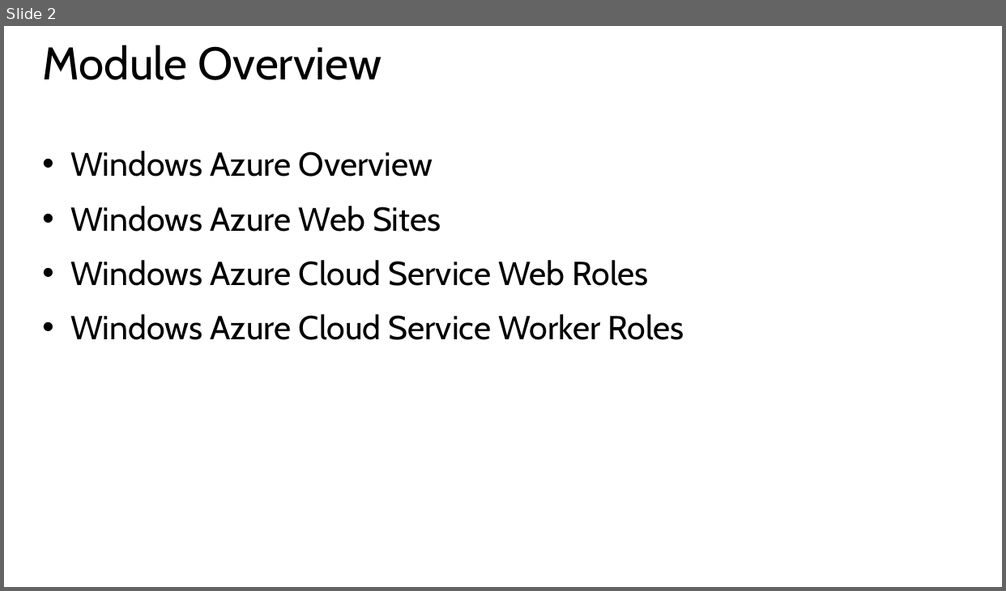
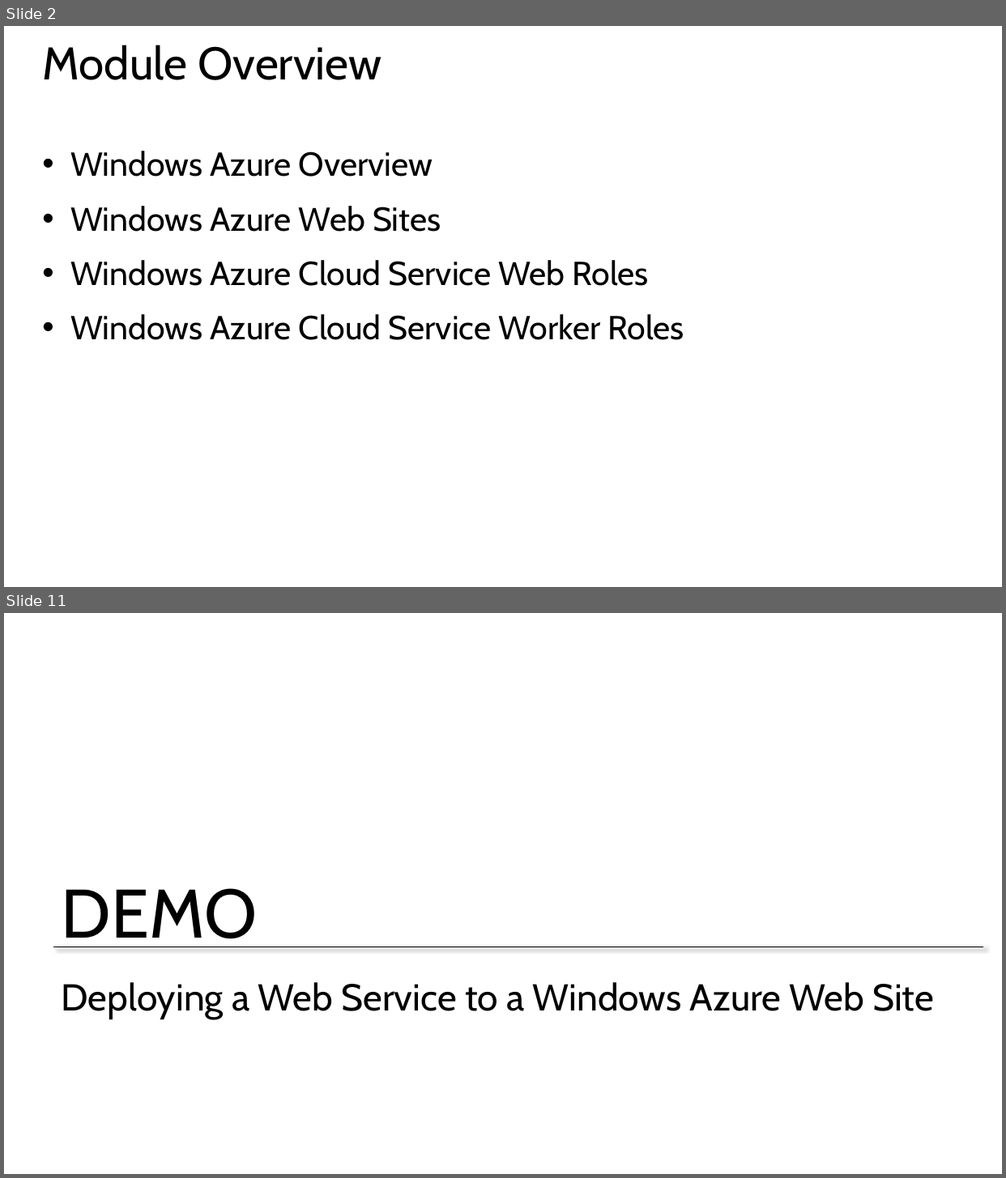
Before and after one commit to BretStateham/MVAWebServicesAndAzure, a slide deck: 02-WindowsAzureServices/02-HostingServicesInWindowsAzure.pptx. Shown one above the other, each under a label of ours: slide 2 before the commit, slides 2 and 11 after it; the slides between them are not shown. The pictures are 1006x591 and 1006x1178 pixels, drawn with LibreOffice and Linux fonts; fonts in the diff are those of the drawing; background and template pictures are left out. Boxes give left, top, right and bottom in pixels: in the first picture for what was removed or moved away, otherwise in the second. Text is boxed around its words. In the diff, an @@ line names an element or a change of style, - is before the commit and + after.

```diff
--- a/02-WindowsAzureServices/02-HostingServicesInWindowsAzure.pptx
+++ b/02-WindowsAzureServices/02-HostingServicesInWindowsAzure.pptx
@@ slide 11 added at [4, 613, 1002, 1174], background #FFFFFF @@
@@ text added at [62, 888, 258, 948], 66 pt, text #000000 @@
+DEMO
@@ line added from (54, 947) to (984, 947), #000000 0.75 pt @@
@@ title added at [62, 982, 934, 1020], 36 pt, text #000000 @@
+Deploying a Web Service to a Windows Azure Web Site
```
Also in this commit, not shown: 1 slide changed, 10 other slides added.
